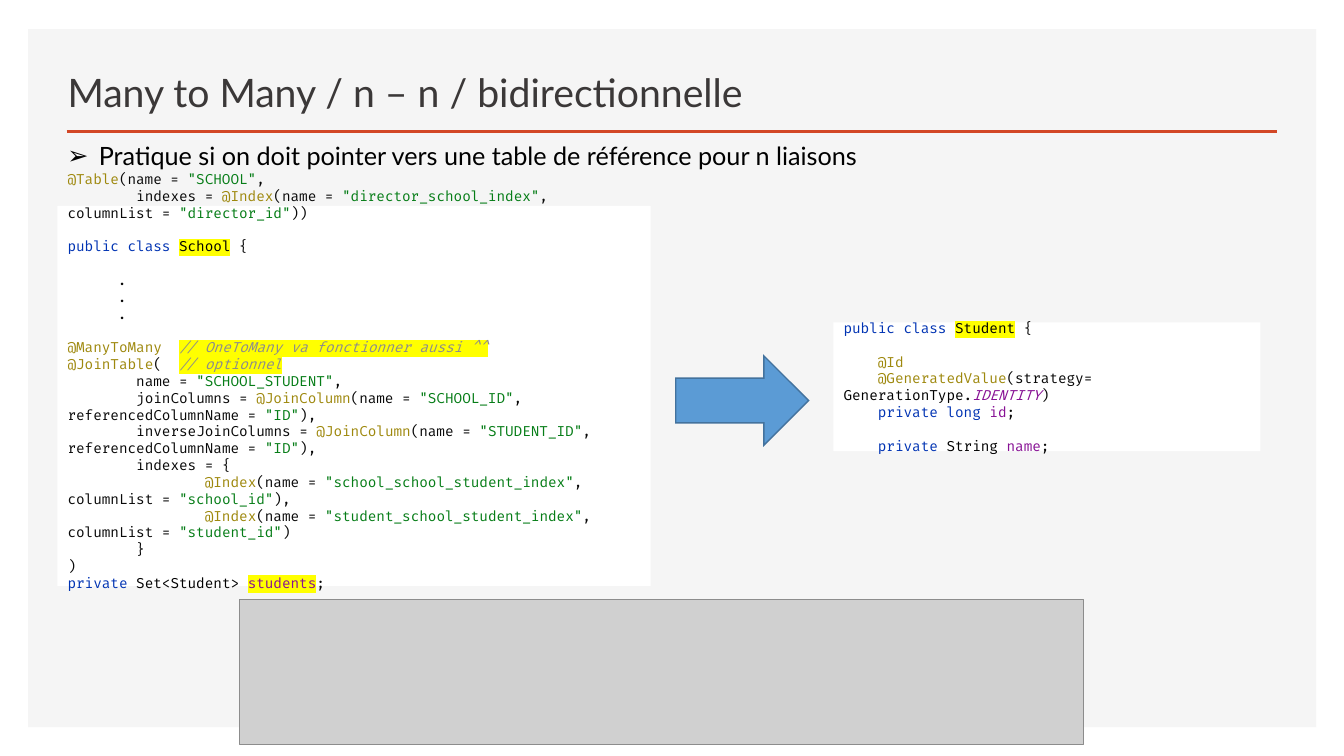
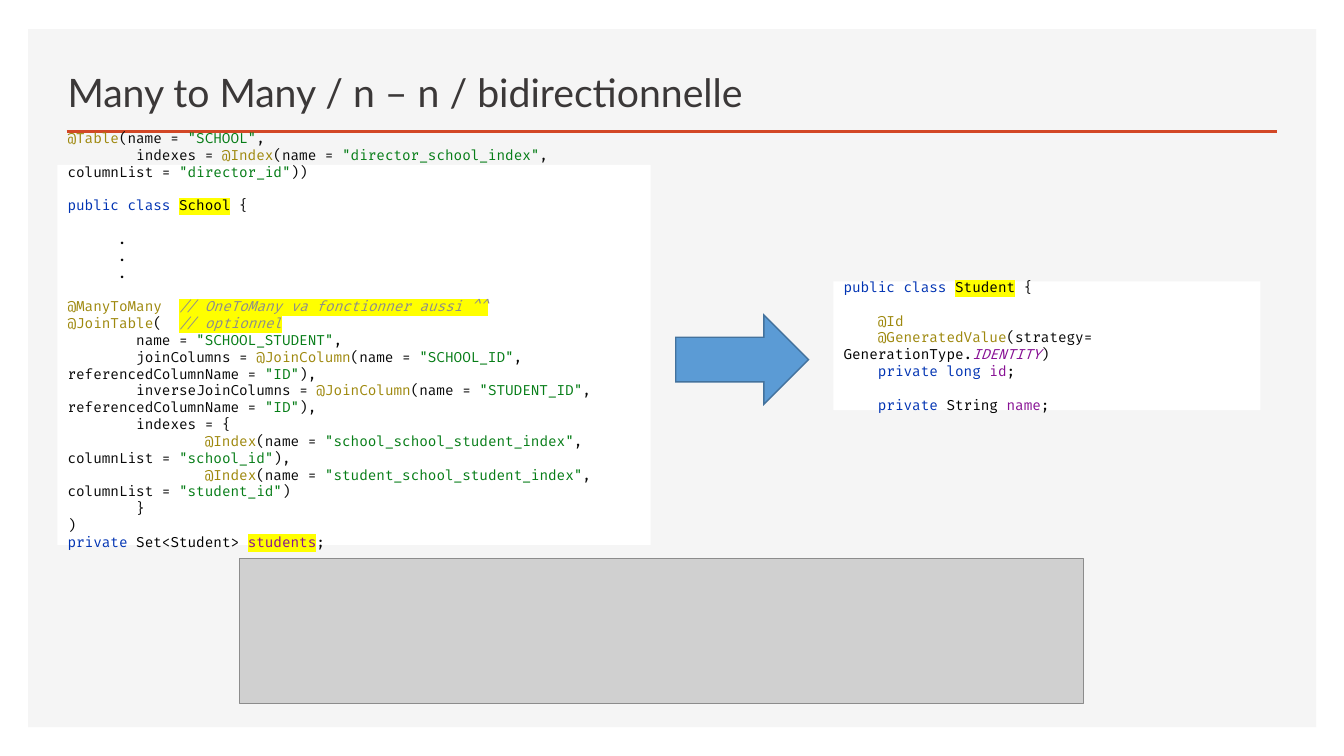
Before and after one commit to sebzuki/hibernate, a slide deck: slide 9 of JPA-HIBERNATE.pptx (slide 8 before the commit). Drawn at 1344x756 pixels with LibreOffice and Linux fonts; fonts in the diff are those of the drawing; grey boxes stand for pictures. Boxes give left, top, right and bottom in pixels: in the first picture for what was removed or moved away, otherwise in the second. Text is boxed around its words. In the diff, an @@ line names an element or a change of style, - is before the commit and + after.

```diff
--- a/JPA-HIBERNATE.pptx
+++ b/JPA-HIBERNATE.pptx
@@ text removed at [99, 146, 857, 170] @@
-➢ Pratique si on doit pointer vers une table de référence pour n liaisons
@@ 2 rectangles, 1 picture, 1 right arrow: place and size @@
-2 rectangles, 1 picture, 1 right arrow at [57, 206, 1261, 745]
+2 rectangles, 1 picture, 1 right arrow at [57, 165, 1261, 704]
```
Also in this commit, not shown: 9 other slides changed, 1 slide added.
